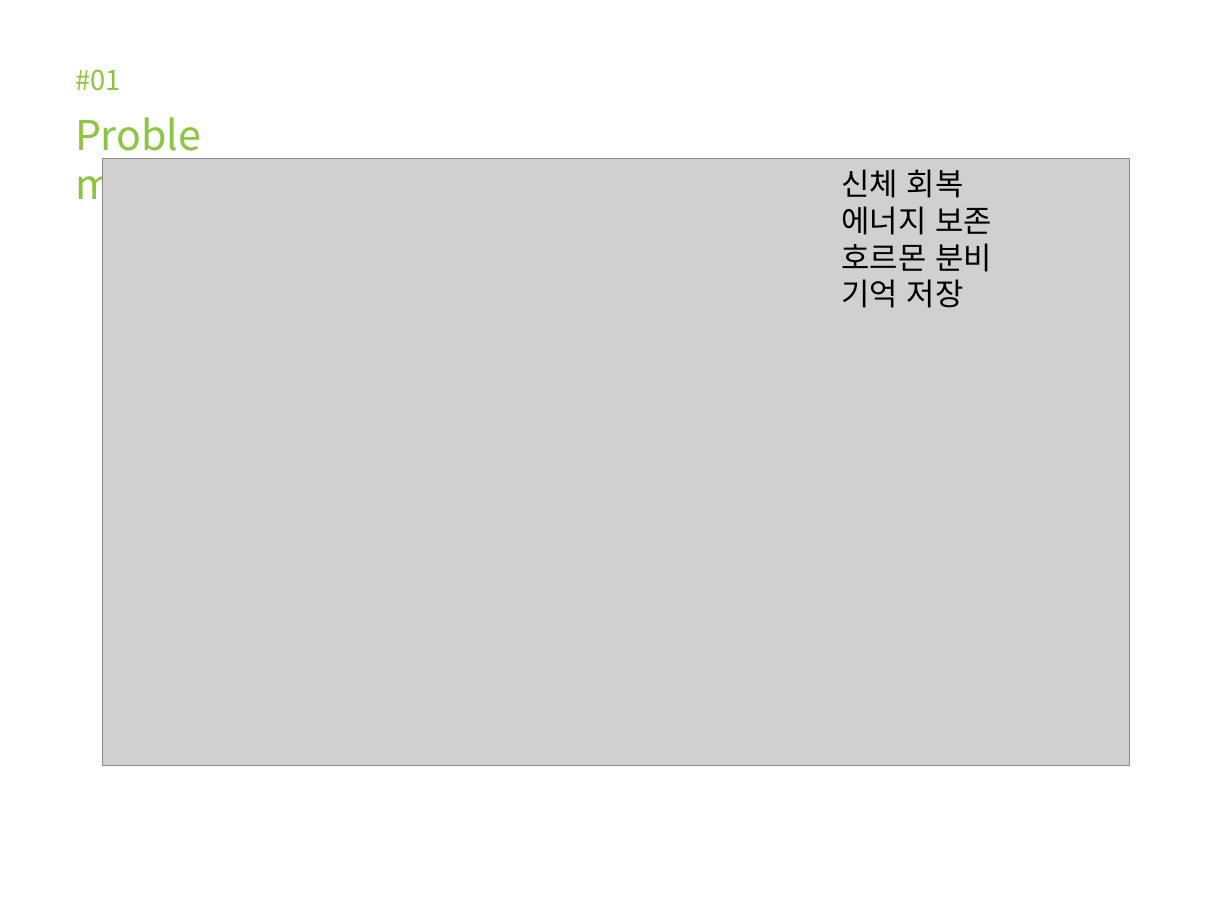
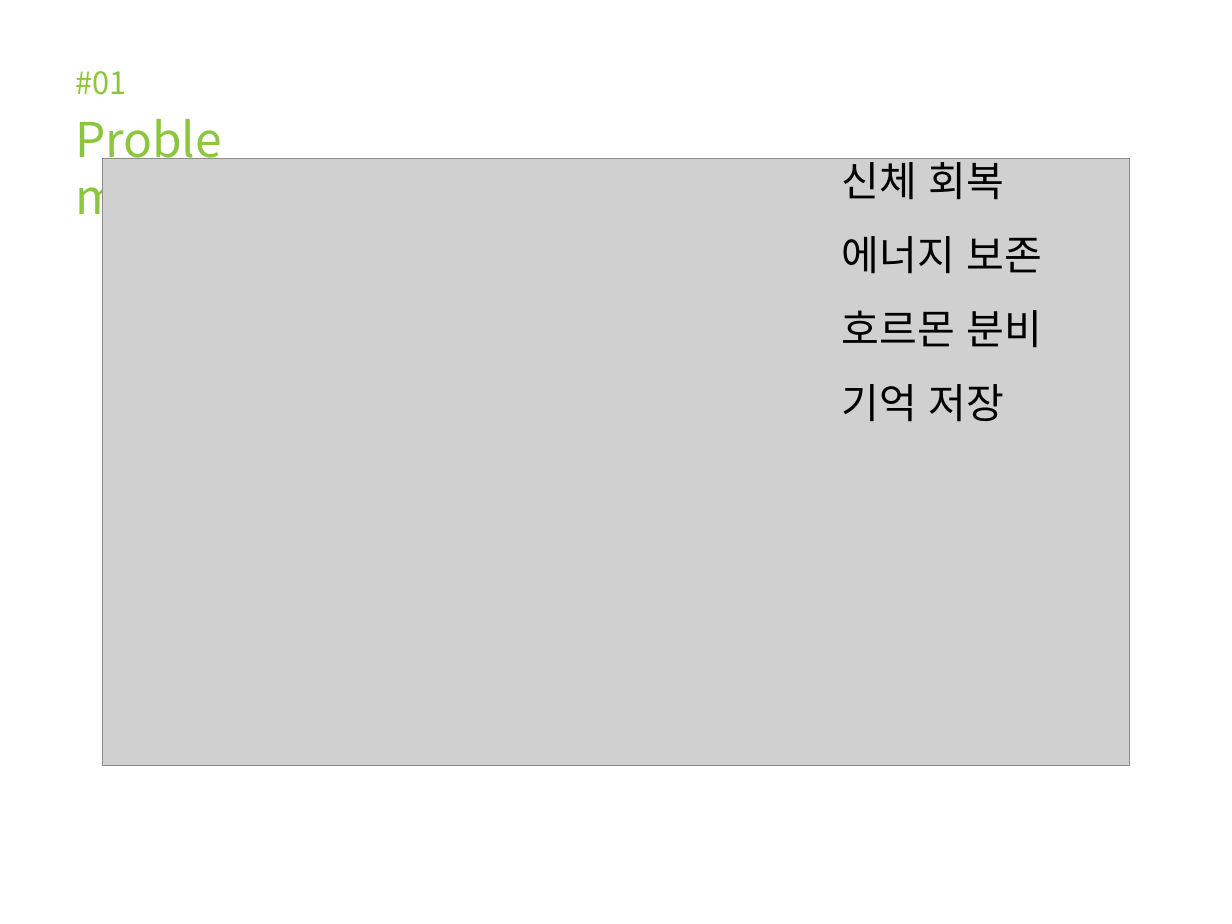
Before and after one commit to headring/Sleeptionary, a slide deck: slide 3 of Meeting log/최종발표(K).pptx. Drawn at 1232x924 pixels with LibreOffice and Linux fonts; fonts in the diff are those of the drawing; grey boxes stand for pictures. Boxes give left, top, right and bottom in pixels: in the first picture for what was removed or moved away, otherwise in the second. Text is boxed around its words. In the diff, an @@ line names an element or a change of style, - is before the commit and + after.

```diff
--- a/Meeting log/최종발표(K).pptx
+++ b/Meeting log/최종발표(K).pptx
@@ text "#01" at [75,71,126,95]: size 16 to 18 pt, font Noto Sans CJK SC to Noto Sans CJK KR @@
@@ text "Problem" at [63,103,274,174]: size 24 to 28 pt, font Noto Sans CJK SC to Noto Sans CJK KR @@
@@ text "신체 회복": place and size @@
-text "신체 회복" at [842,169,992,308]
+text "신체 회복" at [842,154,1042,422]
@@ text "신체 회복" at [842,154,1042,422]: size 18 to 24 pt, font Cabin to Noto Sans CJK KR; line spacing 1 to 1.5 @@
```
Also in this commit, not shown: 13 other slides changed.
